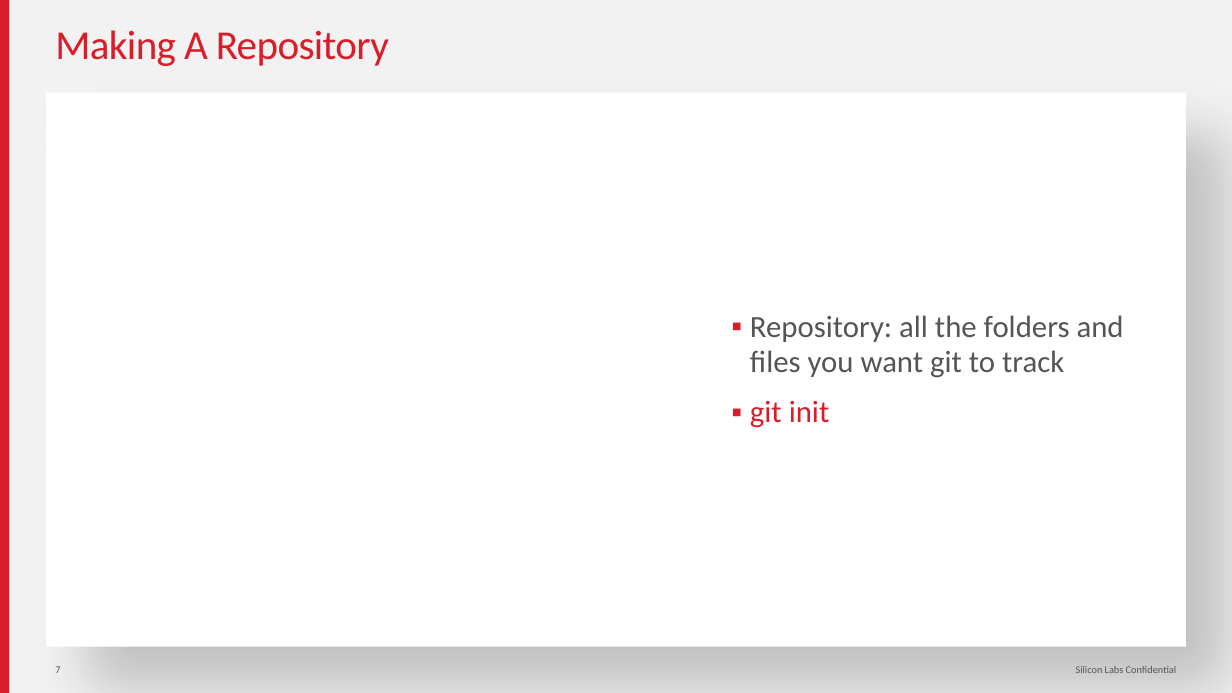
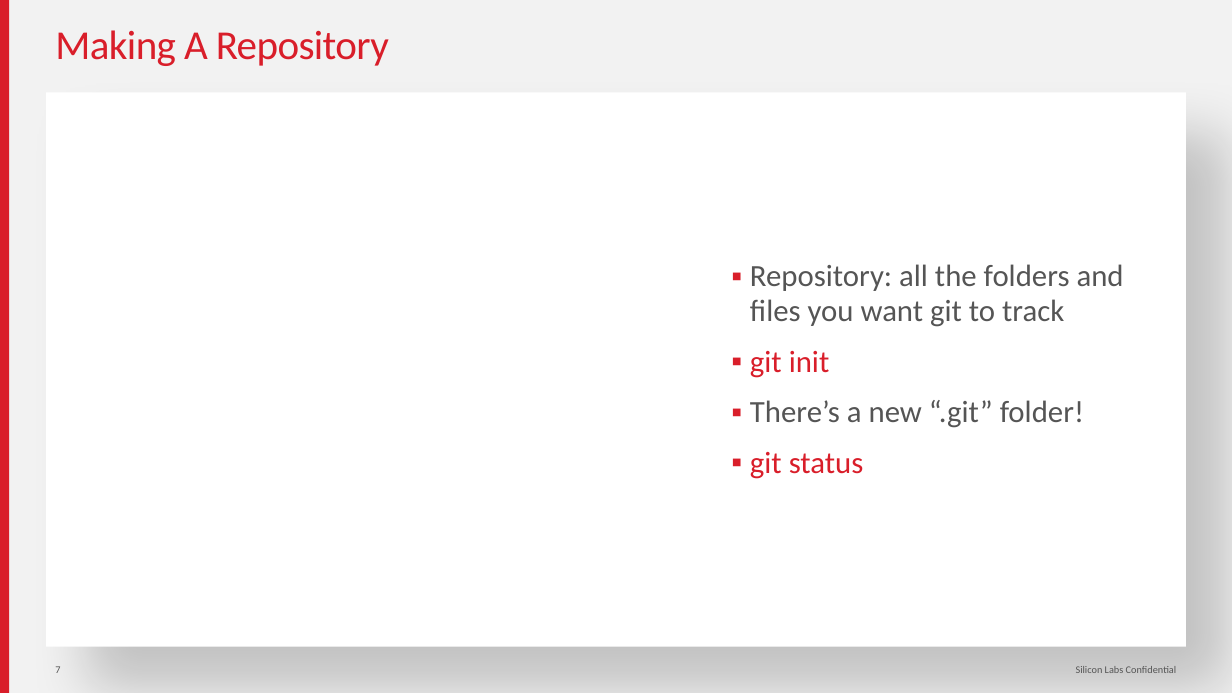
Before and after one commit to kugurst/git-lunch-and-learn, a slide deck: slide 7 of Git The Hard Way.pptx. Drawn at 1232x693 pixels with LibreOffice and Linux fonts; fonts in the diff are those of the drawing. Boxes give left, top, right and bottom in pixels: in the first picture for what was removed or moved away, otherwise in the second. Text is boxed around its words. In the diff, an @@ line names an element or a change of style, - is before the commit and + after.

```diff
--- a/Git The Hard Way.pptx
+++ b/Git The Hard Way.pptx
@@ text at (750,400,1084,479): paragraphs added @@
+▪ There’s a new “.git” folder!
+▪ git status
```
Also in this commit, not shown: 26 slides added, 1 other file.
